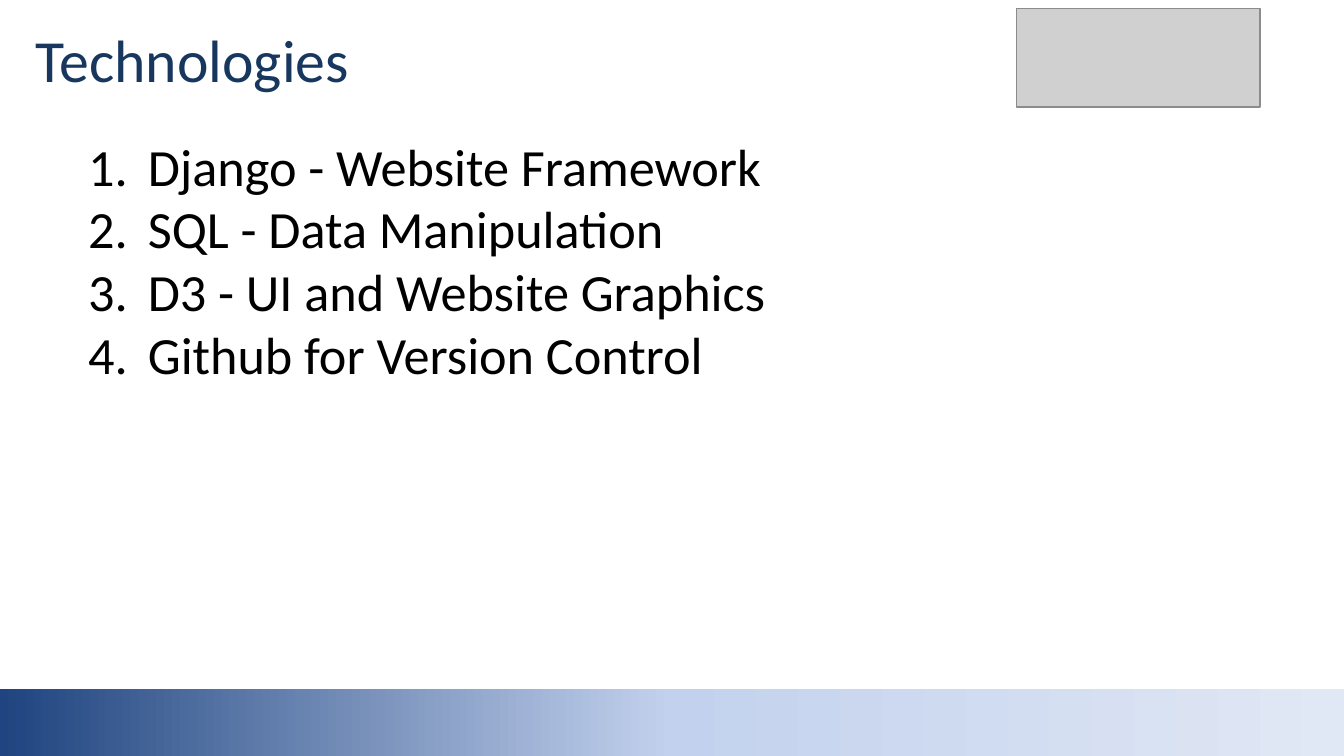
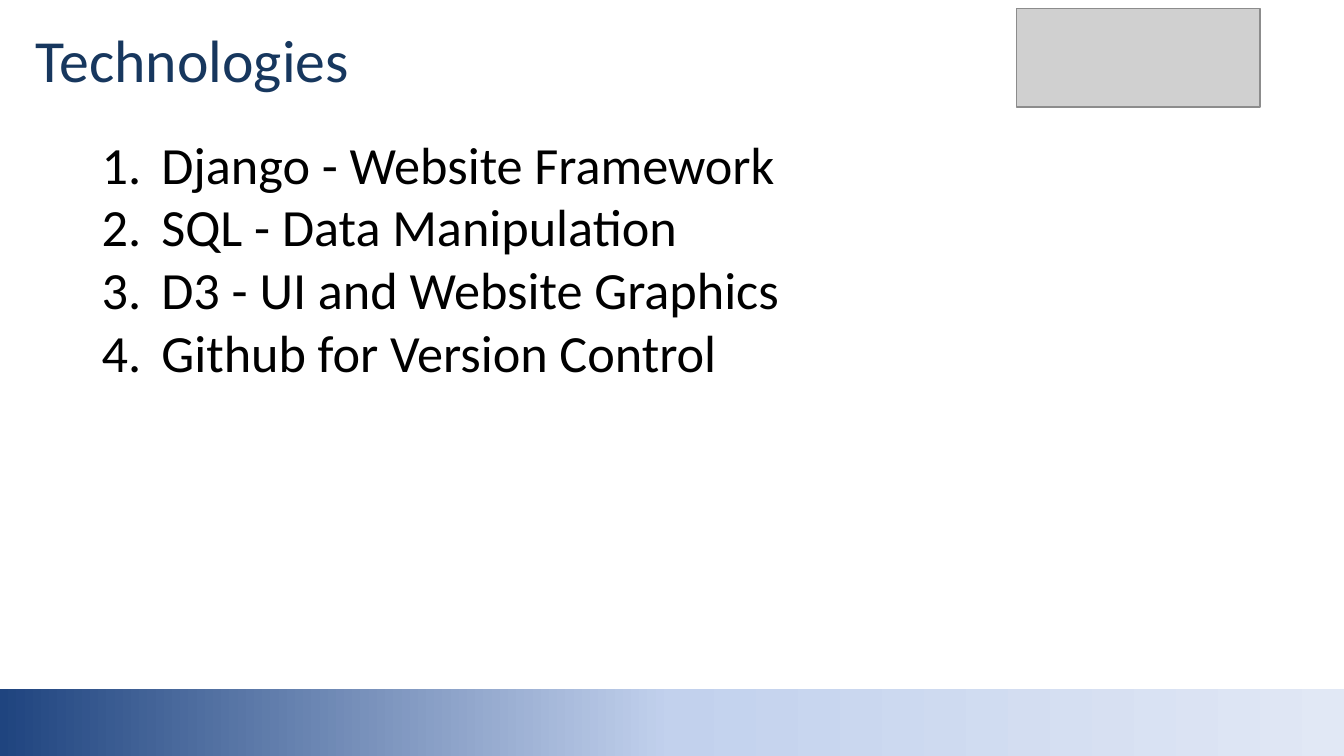
Before and after one commit to jkim227/release-1.0, a slide deck: slide 9 of Documentation/Presentation/StorageMate.pptx. Drawn at 1344x756 pixels with LibreOffice and Linux fonts; fonts in the diff are those of the drawing; grey boxes stand for pictures. Boxes give left, top, right and bottom in pixels: in the first picture for what was removed or moved away, otherwise in the second. Text is boxed around its words. In the diff, an @@ line names an element or a change of style, - is before the commit and + after.

```diff
--- a/Documentation/Presentation/StorageMate.pptx
+++ b/Documentation/Presentation/StorageMate.pptx
@@ text "Django - Website Framework": place and size @@
-text "Django - Website Framework" at (148, 149, 765, 375)
+text "Django - Website Framework" at (161, 147, 778, 373)
```
Also in this commit, not shown: 16 other files.
